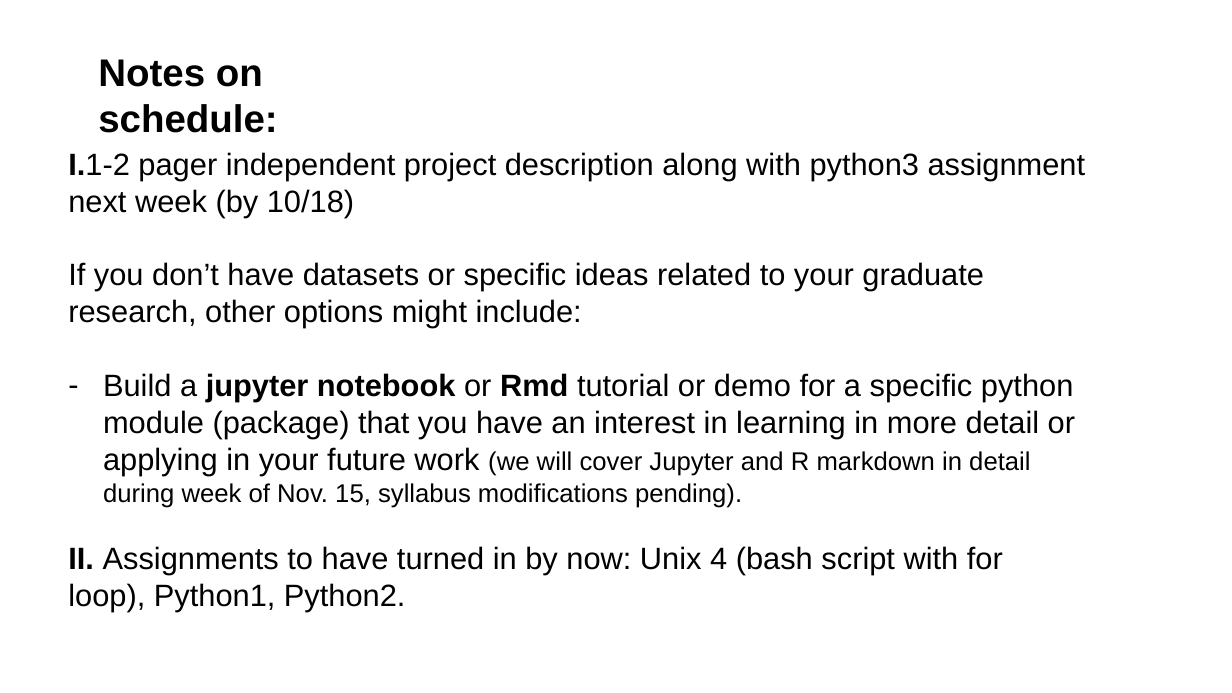
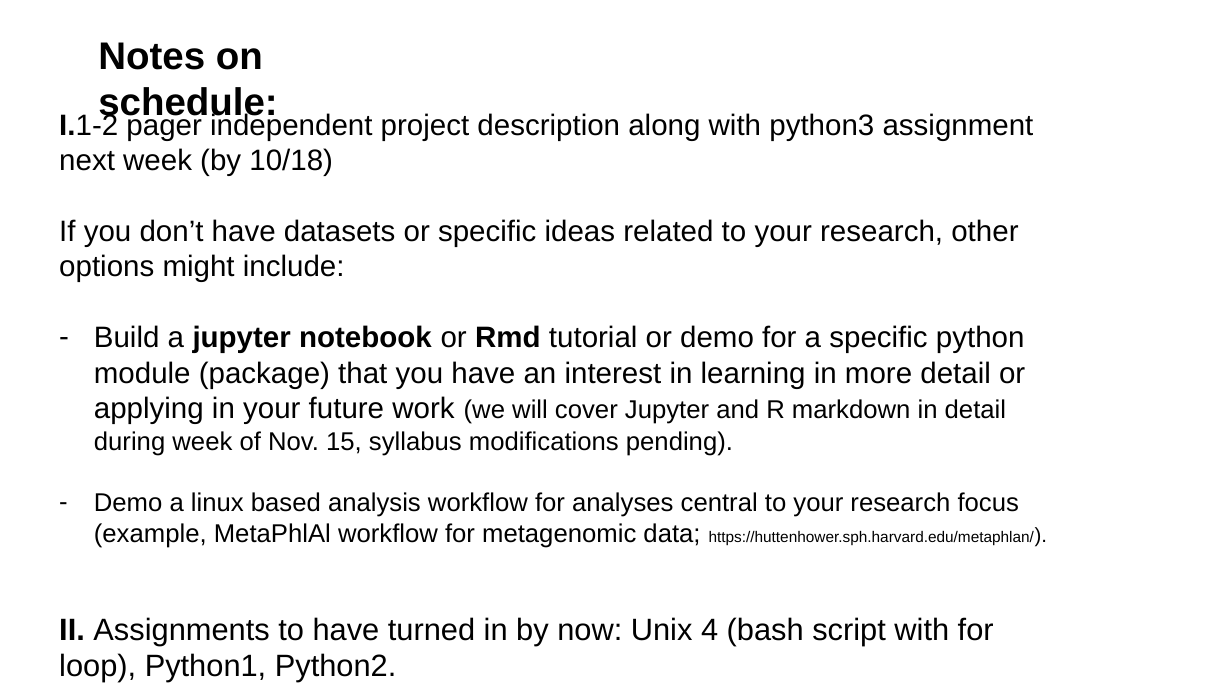
Before and after one commit to tparchman/F22_BIOL792_coursepage, a slide deck: slide 13 of week6_pythonI/week6_python.pptx. Drawn at 1232x693 pixels with LibreOffice and Linux fonts; fonts in the diff are those of the drawing. Boxes give left, top, right and bottom in pixels: in the first picture for what was removed or moved away, otherwise in the second. Text is boxed around its words. In the diff, an @@ line names an element or a change of style, - is before the commit and + after.

```diff
--- a/week6_pythonI/week6_python.pptx
+++ b/week6_pythonI/week6_python.pptx
@@ text "Notes on schedule:" rewrapped from box(98, 59, 278, 133) to box(98, 42, 278, 123) @@
@@ text "I.1-2 pager independent project description ...": place and size @@
-text "I.1-2 pager independent project description ..." at box(68, 152, 1085, 611)
+text "I.1-2 pager independent project description ..." at box(59, 112, 1034, 682)
@@ text at box(59, 112, 1034, 456): size 24 to 23 pt in "I.1-2 pager independent project description along with ...", "Build a jupyter notebook or Rmd tutorial ..." @@
@@ text at box(59, 219, 1018, 282): text changed; size 24 to 23 pt @@
-If you don’t have datasets or specific ideas related to your graduate research, other options might include:
+If you don’t have datasets or specific ideas related to your research, other options might include:
@@ text at box(94, 492, 1034, 548): paragraph added @@
+– Demo a linux based analysis workflow for analyses central to your research focus (example, MetaPhlAl workflow for metagenomic data; https://huttenhower.sph.harvard.edu/metaphlan/).
```
